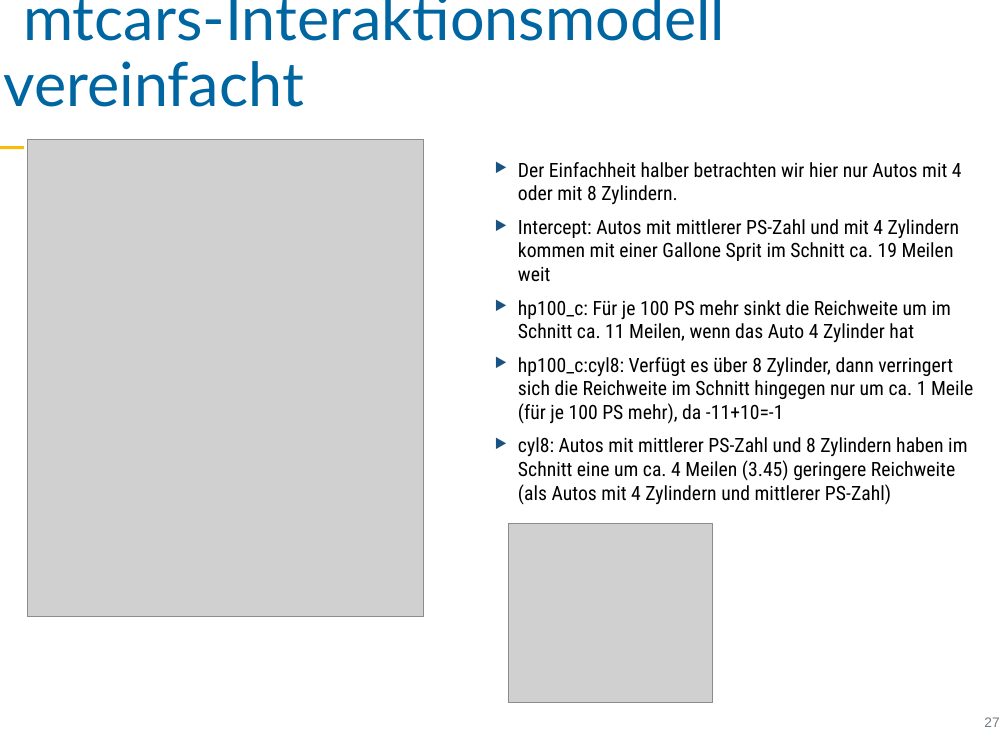
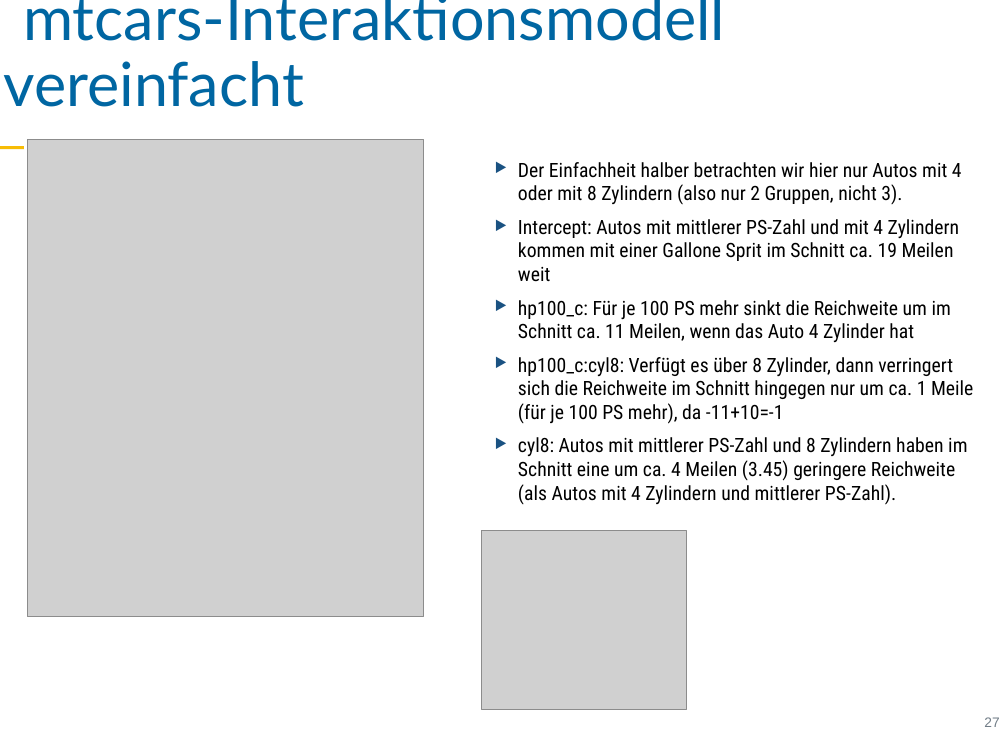
Before and after one commit to sebastiansauer/vorhersagemodellierung, a slide deck: slide 27 of Skript-Folien/QM1-Thema11.pptx. Drawn at 1008x756 pixels with LibreOffice and Linux fonts; fonts in the diff are those of the drawing; grey boxes stand for pictures. Boxes give left, top, right and bottom in pixels: in the first picture for what was removed or moved away, otherwise in the second. Text is boxed around its words. In the diff, an @@ line names an element or a change of style, - is before the commit and + after.

```diff
--- a/Skript-Folien/QM1-Thema11.pptx
+++ b/Skript-Folien/QM1-Thema11.pptx
@@ text at (x1=518, y1=162, x2=962, y2=205): text changed @@
-‣ Der Einfachheit halber betrachten wir hier nur Autos mit 4 oder mit 8 Zylindern.
+‣ Der Einfachheit halber betrachten wir hier nur Autos mit 4 oder mit 8 Zylindern (also nur 2 Gruppen, nicht 3).
@@ text at (x1=518, y1=437, x2=967, y2=505): text changed @@
-‣ cyl8: Autos mit mittlerer PS-Zahl und 8 Zylindern haben im Schnitt eine um ca. 4 Meilen (3.45) geringere Reichweite (als Autos mit 4 Zylindern und mittlerer PS-Zahl)
+‣ cyl8: Autos mit mittlerer PS-Zahl und 8 Zylindern haben im Schnitt eine um ca. 4 Meilen (3.45) geringere Reichweite (als Autos mit 4 Zylindern und mittlerer PS-Zahl).
@@ picture moved from (x1=508, y1=523, x2=712, y2=702) to (x1=482, y1=530, x2=686, y2=710) @@
```
Also in this commit, not shown: 10 other slides changed, 3 other files.
